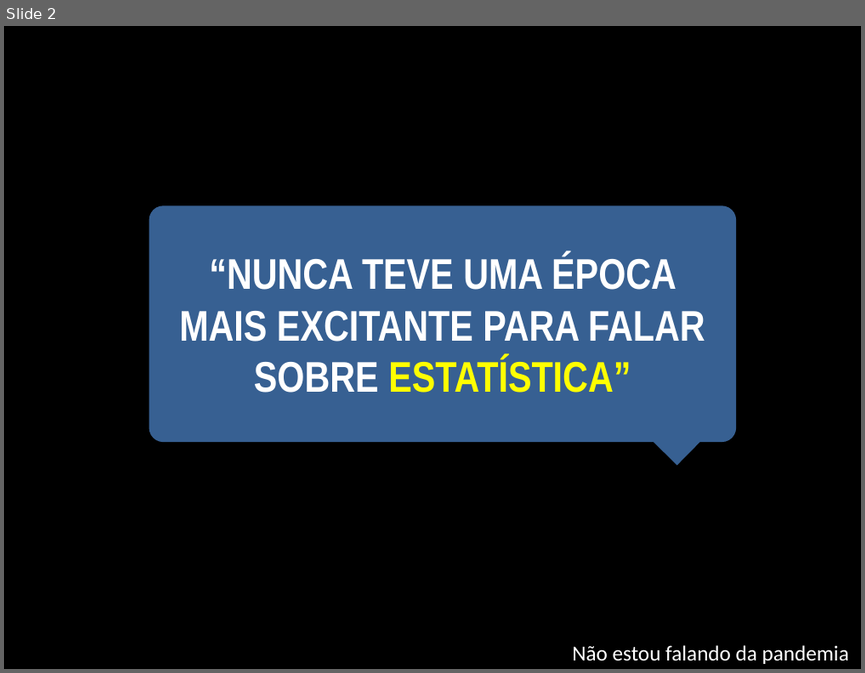
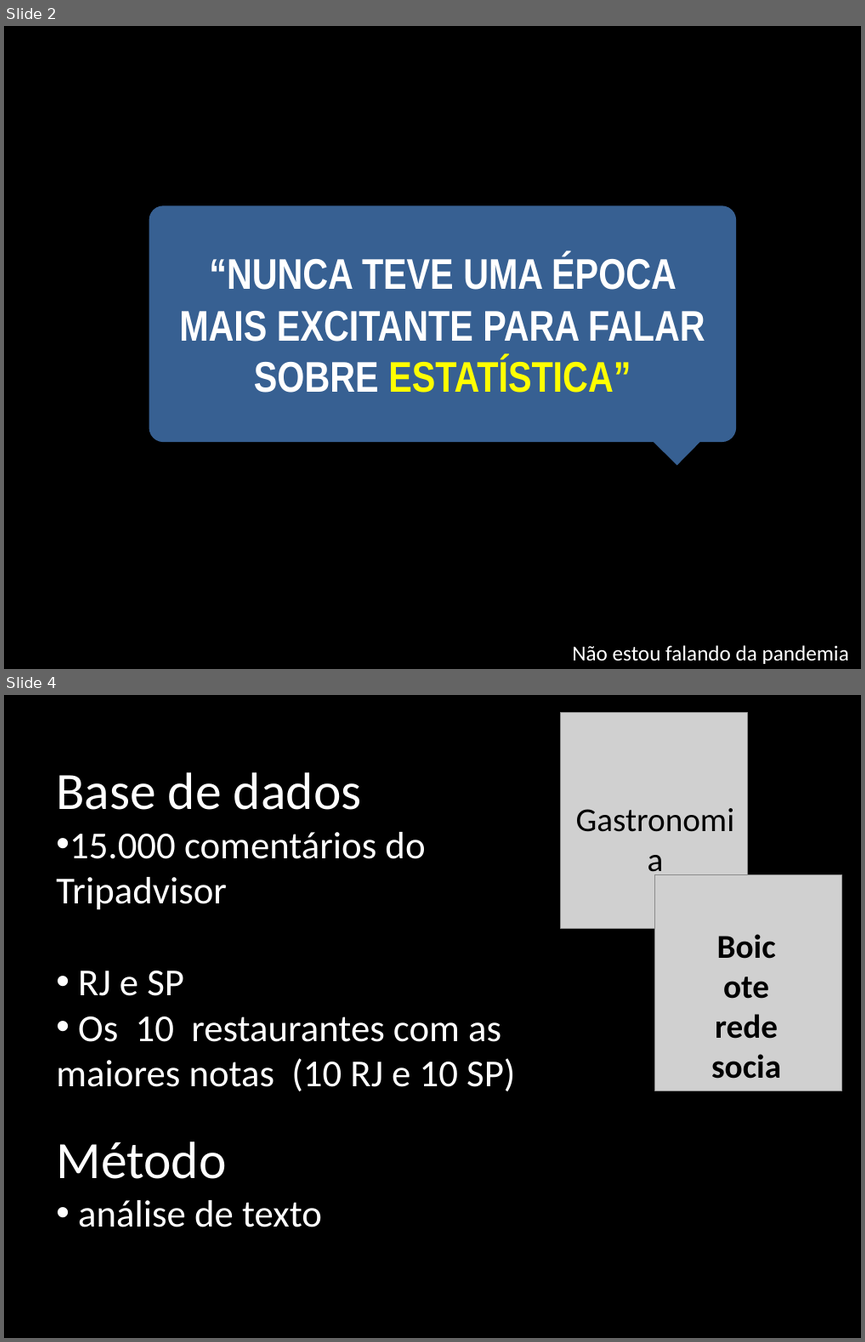
Before and after one commit to DATAUNIRIO/ap, a slide deck: DMQtalks/my_talk.pptx. Shown one above the other, each under a label of ours: slide 2 before the commit, slides 2 and 4 after it; the slides between them are not shown. The pictures are 865x673 and 865x1342 pixels, drawn with LibreOffice and Linux fonts; fonts in the diff are those of the drawing; grey boxes stand for pictures. Boxes give left, top, right and bottom in pixels: in the first picture for what was removed or moved away, otherwise in the second. Text is boxed around its words. In the diff, an @@ line names an element or a change of style, - is before the commit and + after.

```diff
--- a/DMQtalks/my_talk.pptx
+++ b/DMQtalks/my_talk.pptx
@@ slide 4 added at bbox=[4, 695, 861, 1338], background #000000 @@
@@ picture added at bbox=[561, 713, 748, 929] @@
@@ text added at bbox=[56, 772, 515, 1227], 32 pt, text #FFFFFF @@
+Base de dados
+• 15.000 comentários do Tripadvisor
+• RJ e SP
+• Os 10 restaurantes com as maiores notas (10 RJ e 10 SP)
+Método
+• análise de texto
@@ text added at bbox=[561, 794, 749, 842], 28 pt, text #000000 @@
+Gastronomia
@@ picture added at bbox=[655, 875, 842, 1091] @@
@@ text added at bbox=[715, 1014, 778, 1038], 28 pt, text #000000, bold @@
+Boicote rede social
```
Also in this commit, not shown: 3 slides changed, 4 other slides added, 2 slides removed, 2 other files.
